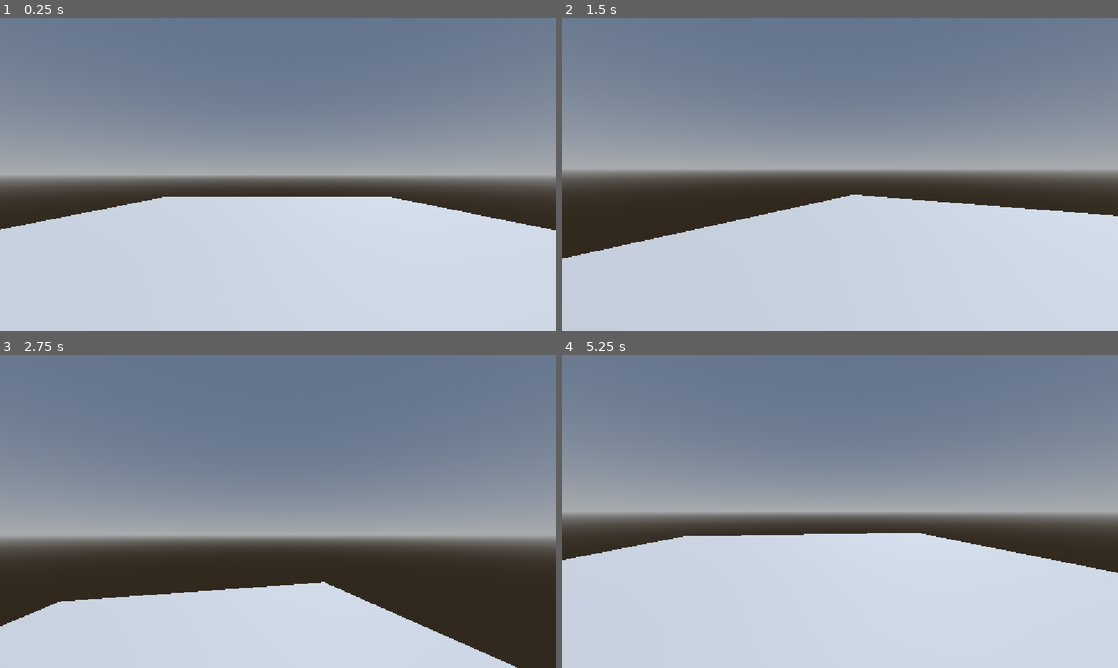
Above: before the commit, frames 1-4 (two rows, left to right).
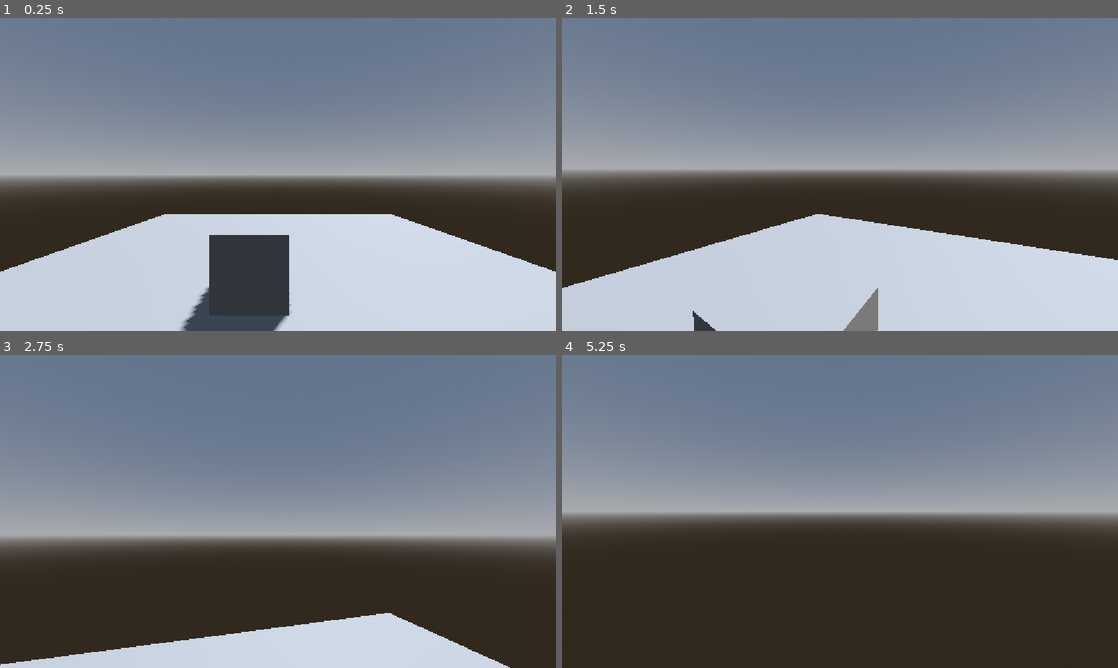
Above: after the commit, the same moments.

Repository: aronkvaszta/Amnesia-Like-Interaction-System
Game: Godot game, scene res://rooms/testing/test_world.tscn
The game is run twice, just before and just after one commit, with the same random seed, the same clock (stepped at 60 frames per second) and the same inputs.
Inputs (mouse positions are in pixels of both pictures, inside the frame that each line leads up to):
- Up to frame 1 (0.25 s): no input
- Up to frame 2 (1.5 s): tap Enter at 0.5 s; move the mouse to (867, 174) at 0.52 s; hold W (up) from 0.53 s (still down); tap E (interact) at 0.6 s; click (867, 174) at 0.67 s; tap Space (jump) at 0.77, 0.8, 1.07, 1.35 s; move the mouse to (812, 174) at 1.27 s
- Up to frame 3 (2.75 s): keep holding W (up); tap Space (jump) at 1.52, 1.82, 2.3 s; tap E (interact) at 1.55, 2.1 s; move the mouse to (289, 505) at 2.02 s
- Up to frame 4 (5.25 s): keep holding W (up); move the mouse to (834, 517) at 2.77 s; tap Backspace at 2.85 s; click (834, 517) at 2.92 s; tap Space (jump) at 3.02, 3.32, 3.77, 3.8, 4.07, 4.52, 4.82 s; tap E (interact) at 3.05, 4.55 s; move the mouse to (878, 514) at 3.52 s; tap Delete at 3.6 s; move the mouse to (795, 508) at 4.27 s; tap F at 4.35 s; move the mouse to (845, 511) at 5.02 s; tap Enter at 5.1 s; click (845, 511) at 5.17 s

The runs differ from the first frame. In frame 1, 13% of the frame differs, in the area x 0-100%, y 57-100%; in frame 2, 9.1%; in frame 3, 9.7%; in frame 4, 40%, in the area x 0-100%, y 56-100%.

Commit message:
Add interaction components and refactor player
Introduce an interaction system and refactor player logic: add InteractionBase and DragInteraction components (scene, script, uids) and a TestBox interactable scene. Refactor player.gd by extracting look, movement, jump and headbob logic into dedicated _handle_* methods, add onready references for interaction_ray and hand, store head start position, clamp buffer_time, and add interactor callbacks to enable/disable look/movement. Also update interactor.gd, project.godot and the test world scene to wire up the new components.

Diff:
--- /dev/null
+++ b/actors/interactables/test_box/test_box.tscn
@@ -0,0 +1,21 @@
+[gd_scene format=3 uid="uid://c8r0p1ijiwhru"]
+
+[ext_resource type="PackedScene" uid="uid://b85ecp5wpn1ap" path="res://components/drag_interaction/drag_interaction.tscn" id="1_erx10"]
+
+[sub_resource type="BoxMesh" id="BoxMesh_1c6y1"]
+
+[sub_resource type="ConvexPolygonShape3D" id="ConvexPolygonShape3D_avv4g"]
+points = PackedVector3Array(0.5, 0.5, 0.5, 0.5, 0.5, -0.5, -0.5, 0.5, 0.5, 0.5, -0.5, 0.5, 0.5, -0.5, -0.5, -0.5, 0.5, -0.5, -0.5, -0.5, 0.5, -0.5, -0.5, -0.5)
+
+[node name="TestBox" type="RigidBody3D" unique_id=1654617066]
+collision_layer = 4
+
+[node name="MeshInstance3D" type="MeshInstance3D" parent="." unique_id=1993073400]
+mesh = SubResource("BoxMesh_1c6y1")
+
+[node name="CollisionShape3D" type="CollisionShape3D" parent="." unique_id=964872548]
+shape = SubResource("ConvexPolygonShape3D_avv4g")
+
+[node name="DragInteraction" parent="." unique_id=1180745708 node_paths=PackedStringArray("object_ref") instance=ExtResource("1_erx10")]
+object_ref = NodePath("..")
+interaction_type = 2
--- a/actors/player/player.gd
+++ b/actors/player/player.gd
@@ -4,6 +4,8 @@
 @onready var head: Node3D = %Head
 @onready var eyes: Node3D = %Eyes
 @onready var camera: Camera3D = %Camera3D
+@onready var interaction_ray: RayCast3D = %InteractionRay
+@onready var hand: Marker3D = %Hand
 
 @onready var buffer_timer: Timer = $BufferTimer
 
@@ -34,11 +36,13 @@
 @export var frequency: float = 5.0
 @export var amplitude: float = 0.04
 var _headbob_time: float = 0.0
+var _head_start_pos: Vector3 = Vector3.ZERO
 
 @export_group('Flags')
 @export var can_move: bool = true
 @export var can_jump: bool = true
 @export var can_look: bool = true
+@export var can_headbob: bool = true
 
 var player_velocity: Vector3 = Vector3.ZERO
 
@@ -47,9 +51,14 @@
 func _ready() -> void:
 	Input.mouse_mode = Input.MOUSE_MODE_CAPTURED
 
+	_head_start_pos = head.transform.origin
+
 	_jump_velocity = 2 * jump_height / peak_time
 	_up_gravity = -2 * jump_height / (peak_time * peak_time)
 	_down_gravity = -2 * jump_height / (fall_time * fall_time)
+
+	if buffer_time > fall_time:
+		buffer_time = fall_time
 
 	buffer_timer.wait_time = buffer_time
 	buffer_timer.one_shot = true
@@ -69,45 +78,72 @@
 			_wants_to_jump = false
 			player_velocity.y = _jump_velocity
 
-	if can_look:
-		_look_rotation.y += _look_input.x * sensitivity * delta
-		_look_rotation.x += _look_input.y * sensitivity * delta
-		_look_rotation.x = clamp(_look_rotation.x, deg_to_rad(min_look_angle), deg_to_rad(max_look_angle))
-
-		head.rotation.y = _look_rotation.y
-		eyes.rotation.x = _look_rotation.x
-
-		_look_input = Vector2.ZERO
-
-	if can_move:
-		_move_input = Input.get_vector(&'left', &'right', &'up', &'down')
-		var move_dir: Vector3 = head.transform.basis * Vector3(_move_input.x, 0.0, _move_input.y).normalized()
-
-		player_velocity.x = move_dir.x * move_speed
-		player_velocity.z = move_dir.z * move_speed
+	_handle_look(delta)
+	_handle_movement()
 
 	player_velocity.y += _calc_gravity(delta)
 
-	if can_jump:
-		if Input.is_action_just_pressed(&'jump') and is_on_floor():
-			player_velocity.y = _jump_velocity
-		elif Input.is_action_just_pressed(&'jump') and not is_on_floor():
-			buffer_timer.start()
-			_wants_to_jump = true
+	_handle_jump()
 
 	velocity = player_velocity
 	move_and_slide()
 
-	var period = (2.0 * PI) / (frequency * 0.5)
-	_headbob_time = fmod(_headbob_time + delta * velocity.length() * float(is_on_floor()), period)
-
-	head.transform.origin = _headbob(_headbob_time)
+	_handle_headbob(delta)
 
 
 func _calc_gravity(dt: float) -> float:
 	if velocity.y < 0:
 		return _down_gravity * dt
 	return _up_gravity * dt
+
+
+func _handle_look(delta: float) -> void:
+	if not can_look: return
+
+	_look_rotation.y += _look_input.x * sensitivity * delta
+	_look_rotation.x += _look_input.y * sensitivity * delta
+	_look_rotation.x = clamp(_look_rotation.x, deg_to_rad(min_look_angle), deg_to_rad(max_look_angle))
+
+	head.rotation.y = _look_rotation.y
+	eyes.rotation.x = _look_rotation.x
+
+	_look_input = Vector2.ZERO
+
+
+func _handle_movement() -> void:
+	if not can_move: return
+
+	_move_input = Input.get_vector(&'left', &'right', &'up', &'down')
+	var move_dir: Vector3 = head.transform.basis * Vector3(_move_input.x, 0.0, _move_input.y).normalized()
+
+	player_velocity.x = move_dir.x * move_speed
+	player_velocity.z = move_dir.z * move_speed
+
+
+func _handle_jump() -> void:
+	if not can_jump: return
+
+	if Input.is_action_just_pressed(&'jump') and is_on_floor():
+		player_velocity.y = _jump_velocity
+	elif Input.is_action_just_pressed(&'jump') and not is_on_floor():
+		buffer_timer.start()
+		_wants_to_jump = true
+
+
+func _handle_headbob(delta: float) -> void:
+	if not can_headbob: return
+
+	var target_headbob: Vector3
+
+	if velocity.length() != 0 and is_on_floor():
+		var period = (2.0 * PI) / (frequency * 0.5)
+		_headbob_time = fmod(_headbob_time + delta * velocity.length(), period)
+		target_headbob = _head_start_pos + _headbob(_headbob_time)
+	else:
+		if target_headbob != _head_start_pos:
+			target_headbob = _head_start_pos
+
+	head.transform.origin = lerp(head.transform.origin, target_headbob, delta * 13.5)
 
 
 func _headbob(time: float) -> Vector3:
@@ -119,3 +155,17 @@
 
 func _on_buffer_timer_timeout() -> void:
 	_wants_to_jump = false
+
+
+func _on_interactor_request_camera_state_change(state: bool) -> void:
+	can_look = state
+	if not can_look:
+		_look_input = Vector2.ZERO
+
+
+func _on_interactor_request_movement_state_change(state: bool) -> void:
+	can_move = state
+	if not can_move:
+		_move_input = Vector2.ZERO
+		player_velocity.x = 0.0
+		player_velocity.z = 0.0
--- a/actors/player/player.tscn
+++ b/actors/player/player.tscn
@@ -10,10 +10,14 @@
 points = PackedVector3Array(-0.25, -0.75, 0, -0.24882537, -0.75, -0.024520352, -0.2462314, -0.7934612, 0, -0.24882537,  …(41307 unchanged characters)…
 
 [node name="Player" type="CharacterBody3D" unique_id=25110354]
+collision_layer = 2
+collision_mask = 5
 axis_lock_angular_x = true
 axis_lock_angular_z = true
 script = ExtResource("1_nvxhs")
-can_move = false
+jump_height = 0.3
+peak_time = 0.25
+fall_time = 0.2
 
 [node name="MeshInstance3D" type="MeshInstance3D" parent="." unique_id=934465285]
 mesh = SubResource("CapsuleMesh_fv2ni")
@@ -23,15 +27,31 @@
 
 [node name="Head" type="Node3D" parent="." unique_id=949688269]
 unique_name_in_owner = true
+transform = Transform3D(1, 0, 0, 0, 1, 0, 0, 0, 1, 0, 0.75, 0)
 
 [node name="Eyes" type="Node3D" parent="Head" unique_id=947310712]
 unique_name_in_owner = true
 
 [node name="Camera3D" type="Camera3D" parent="Head/Eyes" unique_id=329598381]
 unique_name_in_owner = true
+physics_interpolation_mode = 2
 current = true
+
+[node name="InteractionRay" type="RayCast3D" parent="Head/Eyes/Camera3D" unique_id=491561208]
+unique_name_in_owner = true
+target_position = Vector3(0, 0, -2)
+collision_mask = 4
+
+[node name="Hand" type="Marker3D" parent="Head/Eyes/Camera3D/InteractionRay" unique_id=1050206010]
+unique_name_in_owner = true
+transform = Transform3D(1, 0, 0, 0, 1, 0, 0, 0, 1, 0, 0, -2)
 
 [node name="BufferTimer" type="Timer" parent="." unique_id=763176842]
 
-[node name="Interactor" parent="." unique_id=1603900219 node_paths=PackedStringArray("player") instance=ExtResource("2_ilk7j")]
+[node name="Interactor" parent="." unique_id=1603900219 node_paths=PackedStringArray("player", "hand", "interaction_ray") instance=ExtResource("2_ilk7j")]
 player = NodePath("..")
+hand = NodePath("../Head/Eyes/Camera3D/InteractionRay/Hand")
+interaction_ray = NodePath("../Head/Eyes/Camera3D/InteractionRay")
+
+[connection signal="request_camera_state_change" from="Interactor" to="." method="_on_interactor_request_camera_state_change"]
+[connection signal="request_movement_state_change" from="Interactor" to="." method="_on_interactor_request_movement_state_change"]
--- /dev/null
+++ b/components/drag_interaction/drag_interaction.gd
@@ -0,0 +1,28 @@
+class_name DragInteraction
+extends InteractionBase
+
+
+@export var drag_force: float = 5.0
+var _player_hand: Marker3D = null
+
+
+func pre_interact(hand: Marker3D) -> void:
+	_player_hand = hand
+	is_interacting = true
+
+
+func interact(_dt: float) -> void:
+	var object_pos: Vector3 = object_ref.global_position
+	var hand_pos: Vector3 = _player_hand.global_position
+	var dist: Vector3 = hand_pos - object_pos
+
+	var rb: RigidBody3D = object_ref as RigidBody3D
+	if not rb:
+		return
+
+	rb.linear_velocity = dist * (drag_force / rb.mass)
+
+
+func post_interact() -> void:
+	_player_hand = null
+	is_interacting = false
--- /dev/null
+++ b/components/drag_interaction/drag_interaction.tscn
@@ -0,0 +1,6 @@
+[gd_scene format=3 uid="uid://b85ecp5wpn1ap"]
+
+[ext_resource type="Script" uid="uid://budvycol55y6p" path="res://components/drag_interaction/drag_interaction.gd" id="1_h3j7t"]
+
+[node name="DragInteraction" type="Node" unique_id=1180745708]
+script = ExtResource("1_h3j7t")
--- /dev/null
+++ b/components/interaction_base/interaction_base.gd
@@ -0,0 +1,24 @@
+@abstract
+class_name InteractionBase
+extends Node
+
+enum InteractionType {
+	ONESHOT,
+	HOLD,
+	TOGGLE
+}
+
+@export var object_ref: Node3D = null
+@export var interaction_type: InteractionType = InteractionType.ONESHOT
+var is_interacting: bool = false
+var can_interact: bool = true
+
+
+signal request_interaction_end(use_post: bool)
+signal request_camera_state_change(state: bool)
+signal request_movement_state_change(state: bool)
+
+
+func pre_interact(_hand: Marker3D) -> void: pass
+func interact(_dt: float) -> void: pass
+func post_interact() -> void: pass
--- /dev/null
+++ b/components/interaction_base/interaction_base.tscn
@@ -0,0 +1,6 @@
+[gd_scene format=3 uid="uid://mef5fahrs5mv"]
+
+[ext_resource type="Script" uid="uid://djw1641c4cb7e" path="res://components/interaction_base/interaction_base.gd" id="1_r78w7"]
+
+[node name="InteractionBase" type="Node" unique_id=431703416]
+script = ExtResource("1_r78w7")
--- a/components/interactor/interactor.gd
+++ b/components/interactor/interactor.gd
@@ -2,3 +2,74 @@
 extends Node
 
 @export var player: Player = null
+@export var hand: Marker3D = null
+@export var interaction_ray: RayCast3D = null
+
+@export_category('Interaction Settings')
+@export_range(0.0, 10.0, 0.5) var interact_length: float = 2.0
+@export_flags_3d_physics var interaction_layer: int = 0b00000000_00000000_00000100
+
+var _current_interactable: InteractionBase = null : set = _set_current_interactable
+func _set_current_interactable(v: InteractionBase) -> void:
+	var previous: InteractionBase = _current_interactable
+	_current_interactable = v
+	if _current_interactable:
+		_current_interactable.request_camera_state_change.connect(_on_request_camera_state_change)
+		_current_interactable.request_movement_state_change.connect(_on_request_movement_state_change)
+		#_current_interactable.request_interaction_end.connect(_on_request_interaction_end)
+	else:
+		previous.request_camera_state_change.disconnect(_on_request_camera_state_change)
+		previous.request_movement_state_change.disconnect(_on_request_movement_state_change)
+		#previous.request_interaction_end.disconnect(_on_request_interaction_end)
+var _looked_at: Node3D = null : set = _set_looked_at
+func _set_looked_at(v: Node3D) -> void:
+	if _looked_at != v:
+		_looked_at = v
+		_current_interactable = find_interaction(_looked_at)
+
+
+signal request_camera_state_change(state: bool)
+signal request_movement_state_change(state: bool)
+
+
+func _ready() -> void:
+	interaction_ray.target_position = Vector3(0.0, 0.0, -interact_length)
+	hand.position = Vector3(0.0, 0.0, -interact_length)
+
+
+func _process(delta: float) -> void:
+	if _current_interactable and _current_interactable.is_interacting:
+		_current_interactable.interact(delta)
+		match _current_interactable.interaction_type:
+			InteractionBase.InteractionType.TOGGLE:
+				if Input.is_action_just_pressed(&'interact'):
+					_current_interactable.post_interact()
+		return
+	else:
+		if player.interaction_ray.is_colliding():
+			_looked_at = player.interaction_ray.get_collider()
+		else:
+			_looked_at = null
+
+		if not _current_interactable:
+			return
+
+		if Input.is_action_just_pressed(&'interact'):
+			_current_interactable.pre_interact(hand)
+
+
+func find_interaction(node: Node3D) -> InteractionBase:
+	if not node:
+		return null
+
+	for child in node.get_children(true):
+		if child is InteractionBase:
+			return child
+
+	return null
+
+
+func _on_request_camera_state_change(state: bool) -> void:
+	request_camera_state_change.emit(state)
+func _on_request_movement_state_change(state: bool) -> void:
+	request_movement_state_change.emit(state)
--- a/project.godot
+++ b/project.godot
@@ -14,6 +14,10 @@
 run/main_scene="uid://h3230snnopt4"
 config/features=PackedStringArray("4.7", "Forward Plus")
 config/icon="res://icon.svg"
+
+[debug]
+
+gdscript/warnings/unused_signal=0
 
 [display]
 
@@ -57,9 +61,16 @@
 ]
 }
 
+[layer_names]
+
+3d_physics/layer_1="World"
+3d_physics/layer_2="Player"
+3d_physics/layer_3="Interactable"
+
 [physics]
 
 3d/physics_engine="Jolt Physics"
+common/physics_interpolation=true
 
 [rendering]
 
--- a/rooms/testing/test_world.tscn
+++ b/rooms/testing/test_world.tscn
@@ -1,6 +1,7 @@
 [gd_scene format=3 uid="uid://h3230snnopt4"]
 
 [ext_resource type="PackedScene" uid="uid://dingrcno6kj6e" path="res://actors/player/player.tscn" id="1_eapsv"]
+[ext_resource type="PackedScene" uid="uid://c8r0p1ijiwhru" path="res://actors/interactables/test_box/test_box.tscn" id="2_1m2r5"]
 
 [sub_resource type="ProceduralSkyMaterial" id="ProceduralSkyMaterial_eapsv"]
 sky_horizon_color = Color(0.66224277, 0.6717428, 0.6867428, 1)
@@ -40,3 +41,6 @@
 
 [node name="Player" parent="." unique_id=25110354 instance=ExtResource("1_eapsv")]
 transform = Transform3D(1, 0, 0, 0, 1, 0, 0, 0, 1, 0, 1, 4)
+
+[node name="TestBox" parent="." unique_id=1654617066 instance=ExtResource("2_1m2r5")]
+transform = Transform3D(1, 0, 0, 0, 1, 0, 0, 0, 1, -0.3583784, 0.5, 0.97002953)
Not shown, added: components/drag_interaction/drag_interaction.gd.uid
Not shown, added: components/interaction_base/interaction_base.gd.uid
